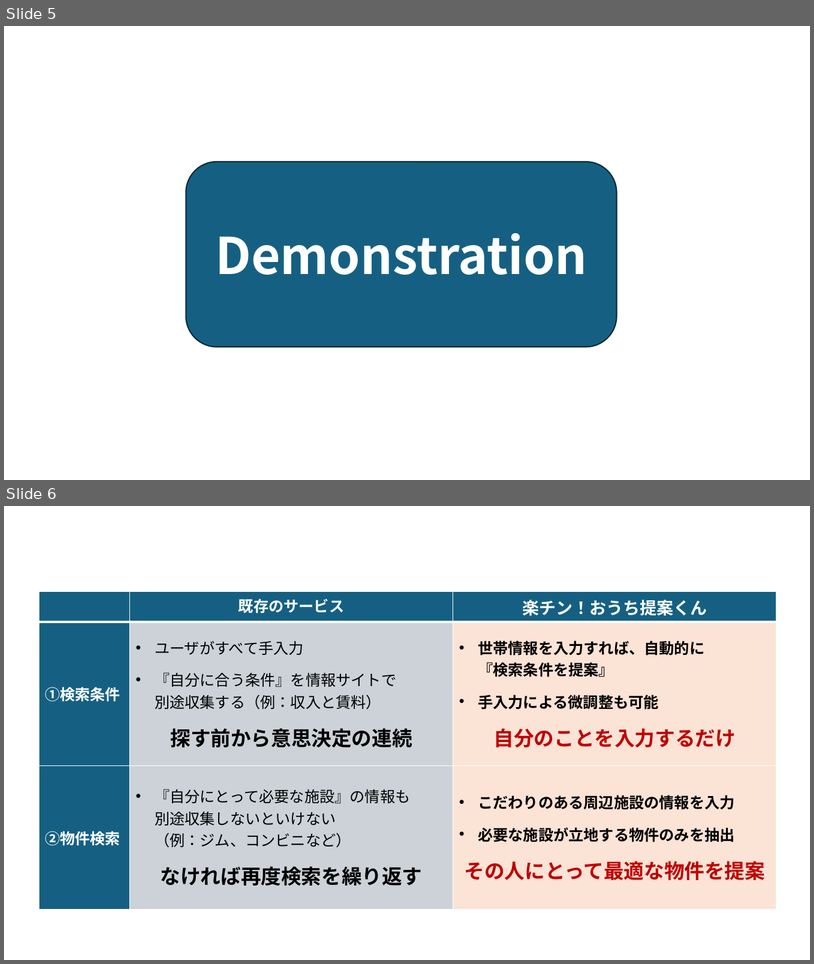
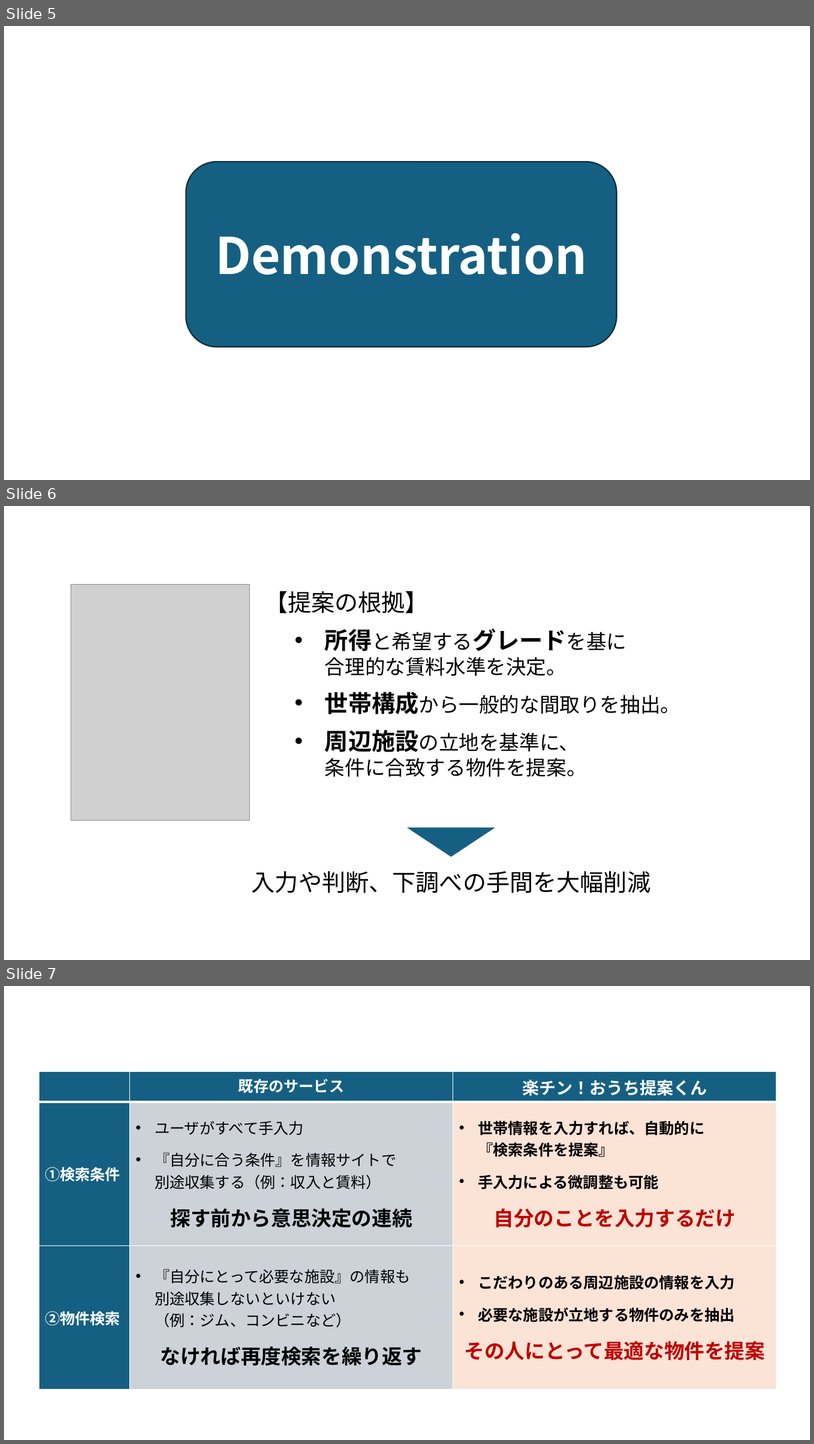
Before and after one commit to vinodpawariya/240517_Step3_1.2, a slide deck: 240604_Step3-1発表.pptx. Shown one above the other, each under a label of ours: slides 5 and 6 before the commit, slides 5, 6 and 7 after it. The pictures are 814x964 and 814x1444 pixels, drawn with LibreOffice and Linux fonts; fonts in the diff are those of the drawing; grey boxes stand for pictures. Boxes give left, top, right and bottom in pixels: in the first picture for what was removed or moved away, otherwise in the second. Text is boxed around its words. In the diff, an @@ line names an element or a change of style, - is before the commit and + after.

```diff
--- a/240604_Step3-1発表.pptx
+++ b/240604_Step3-1発表.pptx
@@ slide 6 added at (4,506,810,960), background #FFFFFF @@
@@ title added at (4,506,810,543), fill #156082 @@
@@ picture added at (71,585,250,820) @@
@@ text added at (264,591,681,777), 24 pt, text #000000 @@
+【提案の根拠】
+  • 所得と希望するグレードを基に
+    合理的な賃料水準を決定。
+  • 世帯構成から一般的な間取りを抽出。
+  • 周辺施設の立地を基準に、
+    条件に合致する物件を提案。
@@ triangle added at (408,827,496,856), fill #156082 @@
@@ text added at (252,871,651,893), 28 pt, text #000000 @@
+入力や判断、下調べの手間を大幅削減
@@ what was slide 6 is now slide 7 @@
```
Also in this commit, not shown: 1 other file.
